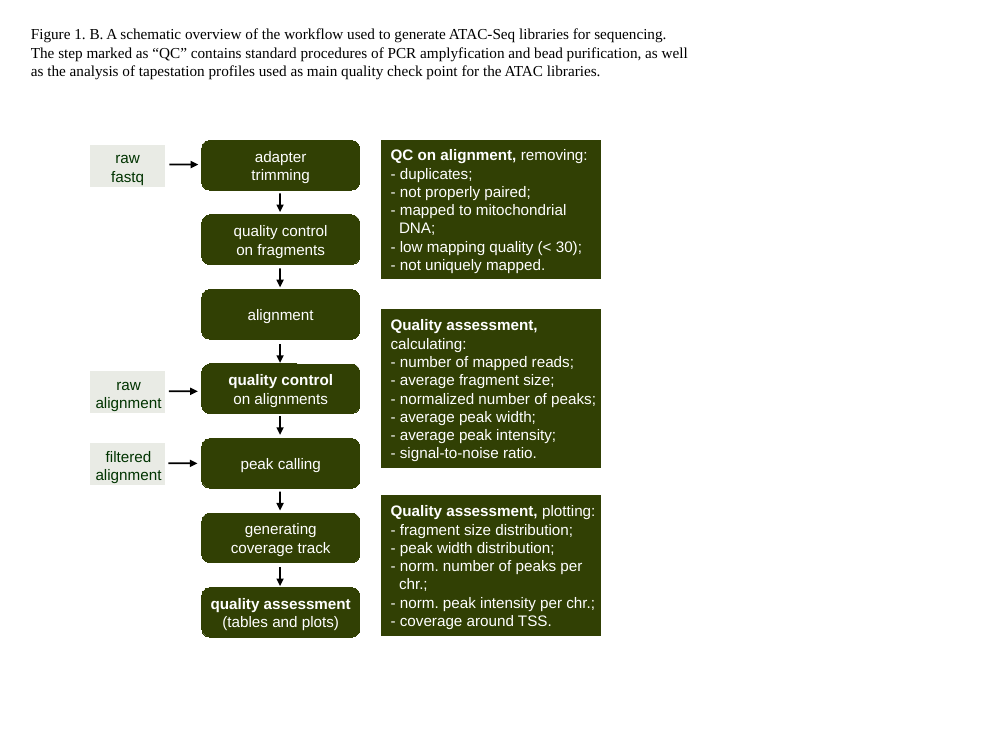
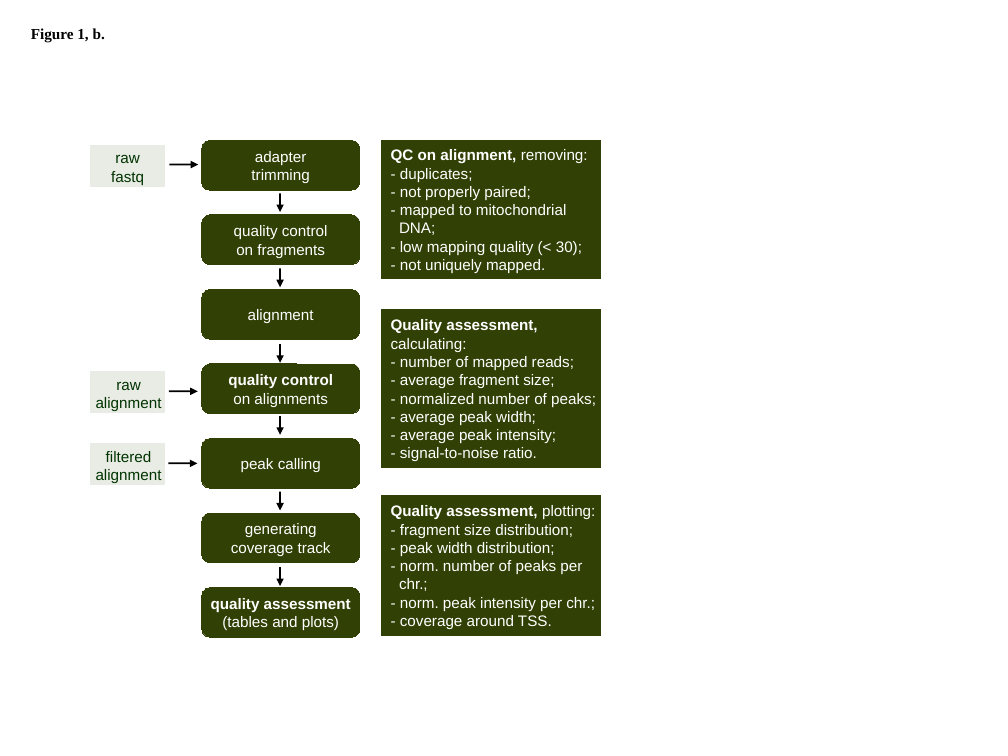
Before and after one commit to jknightlab/ATACseq_pipeline, a slide deck: slide 2 of Core_manuscript/Paper/Figures/ATAC_figures.odp (slide 3 before the commit). Drawn at 1008x756 pixels with LibreOffice and Linux fonts; fonts in the diff are those of the drawing. Boxes give left, top, right and bottom in pixels: in the first picture for what was removed or moved away, otherwise in the second. Text is boxed around its words. In the diff, an @@ line names an element or a change of style, - is before the commit and + after.

Commit message:
main and supplementary figures for the text

```diff
--- a/Core_manuscript/Paper/Figures/ATAC_figures.odp
+++ b/Core_manuscript/Paper/Figures/ATAC_figures.odp
@@ text removed at (x1=31, y1=28, x2=688, y2=80) @@
-Figure 1. B. A schematic overview of the workflow used to generate ATAC-Seq libraries for sequencing.
-The step marked as “QC” contains standard procedures of PCR amplyfication and bead purification, as well
-as the analysis of tapestation profiles used as main quality check point for the ATAC libraries.
@@ text added at (x1=31, y1=28, x2=105, y2=43), 12 pt, text #000000, bold @@
+Figure 1, b.
```
Also in this commit, not shown: 16 other slides changed, 22 slides removed, 1 other file.
